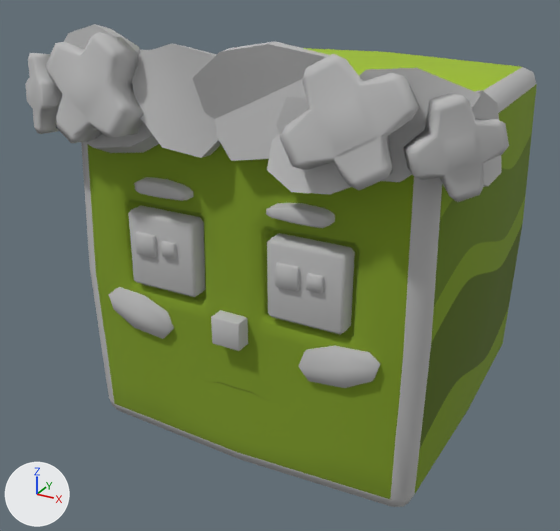
Renders of the FBX model Assets/- Asset Store/Custom/Characters/Source/NPCs/Floriel.fbx from each side of a commit.
Before and after are seen from a camera (50 mm lens) standing at (0.505, -1.057, 0.468) and looking at (-0.031, -0.083, -0.019). The axes (+X, +Y, +Z) are drawn at lower left. The lights are the same throughout. Where no turn or scale is listed for an object, it has been applied to the vertices.

Objects in the first picture: 'Floriel_Face', 'Floriel_Hat1'.
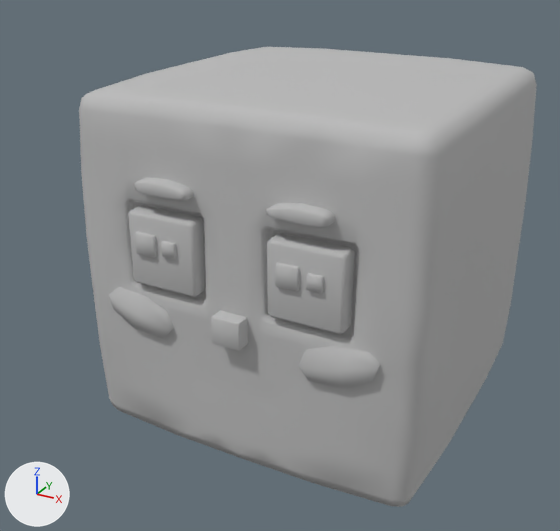
The change, as JSON lines over the scene's bpy script:
```json
{"block": "me_mesh_004", "where": "# used by ob_floriel_face; location = (0.0, 0.0, 0.0)"}
{"op": "remove", "block": "me_mesh_004", "code": "me_mesh_004.from_pydata(...)  # 604 vertices, 591 faces; spans x -0.271..0.271, y -0.292..0.273, z -0.272..0.272"}
{"op": "add", "block": "me_mesh_004", "code": "me_mesh_004.from_pydata(...)  # 761 vertices, 747 faces; spans x -0.271..0.271, y -0.292..0.271, z -0.269..0.269"}
{"block": "me_mesh_004", "change": "me_mesh_004 part 1"}
{"block": "me_mesh_004", "change": "49 vertices are removed from x -0.271..0.271, y -0.26..0.273, z -0.272..0.272"}
{"block": "me_mesh_004", "change": "146 faces are deleted"}
{"block": "me_mesh_004", "change": "24 vertices move from x -0.267..0.267, y 0.237..0.266, z -0.16..0.159 to x -0.267..0.267, y 0.239..0.267, z -0.159..0.162"}
{"block": "me_mesh_004", "change": "163 vertices are added at x -0.271..0.271, y -0.269..0.271, z -0.269..0.269"}
{"block": "me_mesh_004", "change": "10 new vertices lie (0.007, 0.0, 0.018) away from vertices in x -0.265..0.258, y -0.141..0.141, z -0.258..0.24"}
{"block": "me_mesh_004", "change": "10 new vertices lie (0.007, 0.0, -0.018) away from vertices in x -0.265..0.258, y -0.141..0.141, z -0.24..0.258"}
{"block": "me_mesh_004", "change": "6 new vertices lie (-0.119, 0.0, 0.0) away from vertices in x 0.0, y -0.12..0.12, z -0.269..0.269"}
{"block": "me_mesh_004", "change": "6 new vertices lie (0.12, 0.0, 0.0) away from vertices in x 0.0, y -0.12..0.12, z -0.269..0.269"}
{"block": "me_mesh_004", "change": "6 new vertices lie (0.0, 0.007, 0.018) away from vertices in x -0.14..0.141, y -0.265..0.258, z -0.258..0.24"}
{"block": "me_mesh_004", "change": "5 new vertices lie (0.0, 0.007, -0.018) away from vertices in x -0.14..0.141, y 0.257..0.258, z 0.257..0.258"}
{"block": "me_mesh_004", "change": "302 new faces join them"}
{"block": "me_mesh_004", "change": "me_mesh_004 part 2: 204 faces spanning x -0.241..0.241, y -0.27..-0.216, z -0.241..0.24 switch from mat_mat_character (picture img_floriel_albedo_png) to mat_mat_base (its picture is missing)"}
{"op": "remove", "block": "ob_floriel_hat1", "code": ["ob_floriel_hat1 = bpy.data.objects.new('Floriel_Hat1', me_mesh_002)", "ob_floriel_hat1.location = (0.0, 0.0, 0.0)"]}
```

Boxes (x1, y1, x2, y2) around the edits, measured in the pictures (560 x 531 px):
```json
{"object": "Floriel_Face", "change": "reshaped", "before": [81, 48, 537, 507], "after": [79, 47, 537, 507]}
{"object": "Floriel_Hat1", "change": "deleted", "before": [25, 24, 509, 202]}
{"part": 1, "of": "me_mesh_004", "change": "built on", "before": [81, 48, 537, 507], "after": [79, 47, 537, 507]}
{"part": 2, "of": "me_mesh_004", "change": "recoloured", "before": [87, 144, 414, 499], "after": [87, 144, 414, 499], "on screen": "green to grey"}
```
